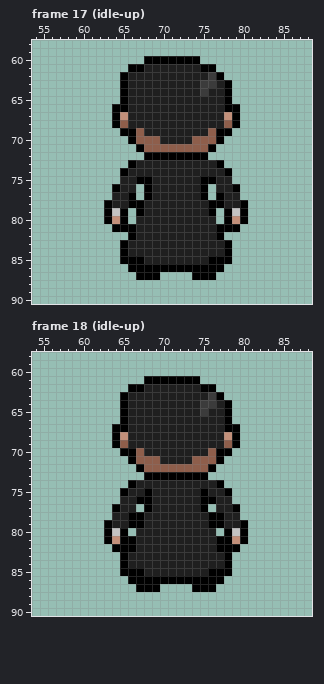
Edited in one commit: pixel-art file (assets/entities/characters/player/player.ase). Above: the version before the commit.
144x144 pixels, 217 frames. Shown: frame 17 (idle-up): x 54..88, y 58..90; frame 18 (idle-up): x 54..88, y 58..90. The commit also changed other frames, which this record leaves out.
Now the later version:
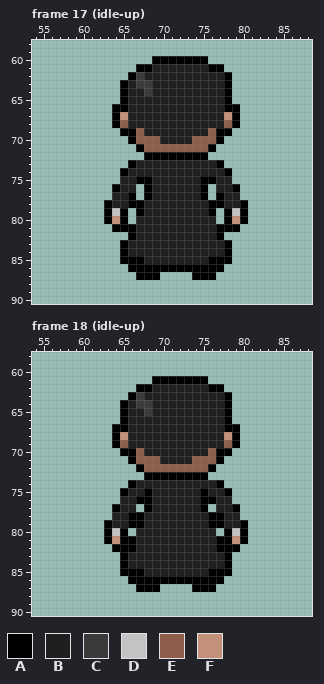
Palette (. is transparent): A #000000  B #1f1f1f  C #3b3b3b  D #c3c3c3  E #8e5e4b  F #c3907a
Changes in this commit:
Frame 17 (idle-up), layer "Layer 1":
The author put colour A in row 60 at x 75; in row 61 at x 77; in row 62 at x 78.
Colour B becomes colour A in row 61 at x 68; in row 62 at x 66.
Colour A becomes colour B in row 61 at x 75; in row 62 at x 77.
Colour C becomes colour B in row 62 at x 76; in row 63 at x 75 to 76; in row 64 at x 75.
Colour B becomes colour C in row 62 at x 67; in row 63 at x 67 to 68; in row 64 at x 68.
Colour A is gone in row 60 at x 68; in row 61 at x 66; in row 62 at x 65.
Frame 18 (idle-up), layer "Layer 1":
The author put colour A in row 61 at x 75; in row 62 at x 77; in row 63 at x 78.
Colour B becomes colour A in row 62 at x 68; in row 63 at x 66.
Colour A becomes colour B in row 62 at x 75; in row 63 at x 77.
Colour C becomes colour B in row 63 at x 76; in row 64 at x 75 to 76; in row 65 at x 75.
Colour B becomes colour C in row 63 at x 67; in row 64 at x 67 to 68; in row 65 at x 68.
Colour A is gone in row 61 at x 68; in row 62 at x 66; in row 63 at x 65.
Pixel boxes of the changes (left, top, right, bottom) in both pictures:
changed: (120, 56, 152, 96)
changed: (200, 56, 232, 96)
changed: (120, 376, 152, 416)
changed: (200, 376, 232, 416)
